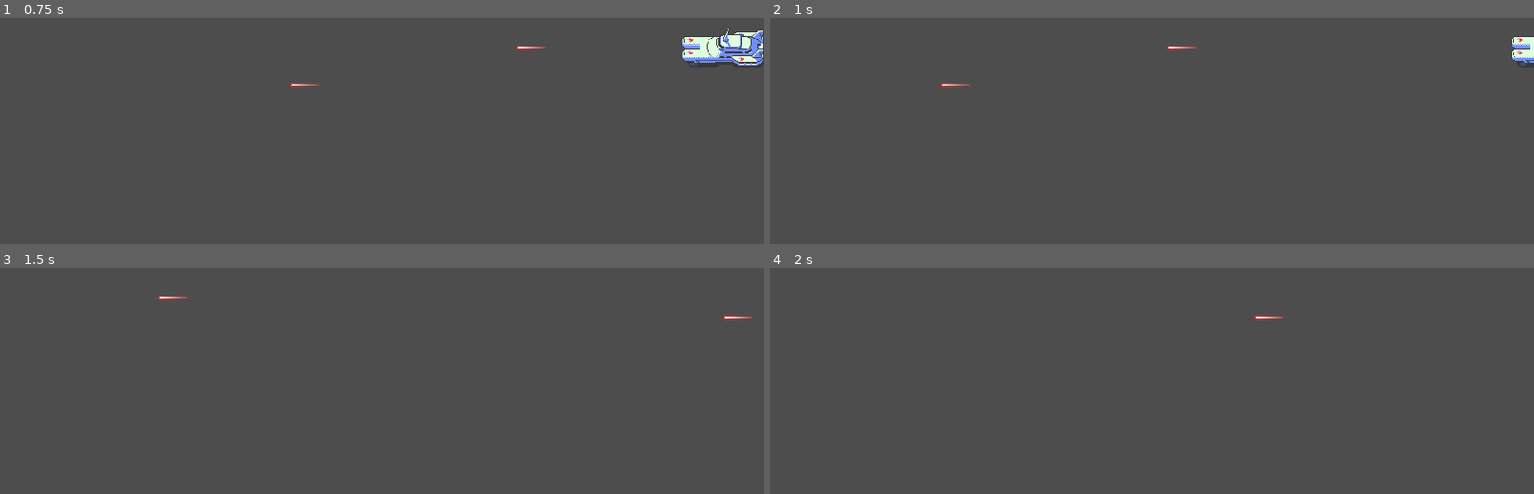
Above: before the commit, frames 1-4 (two rows, left to right).
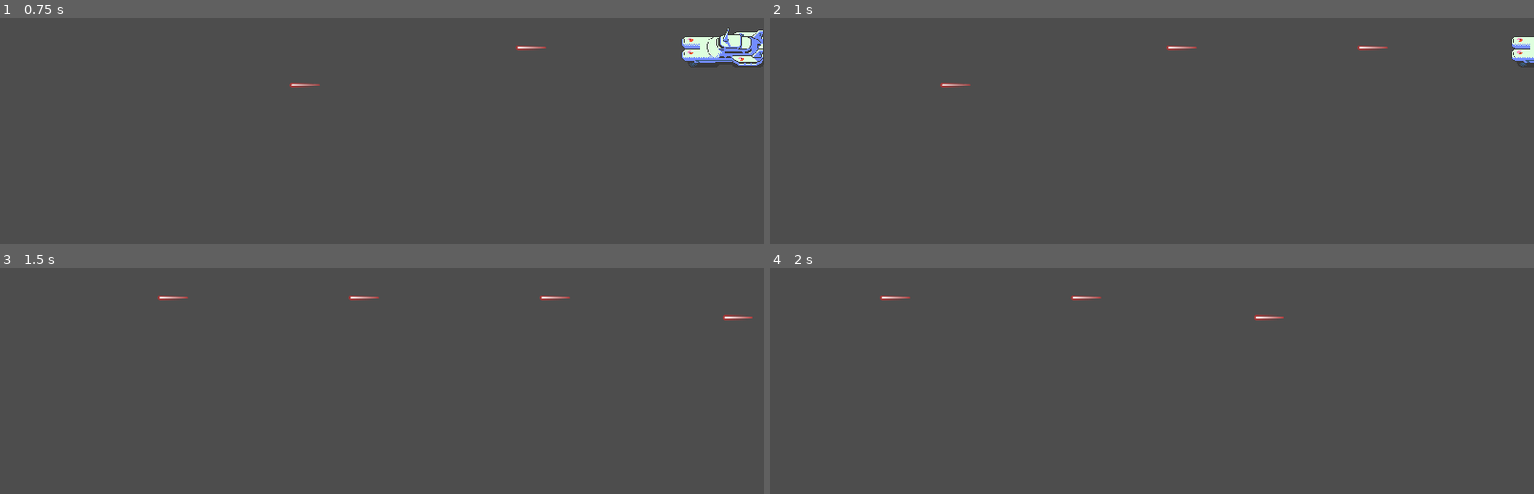
Above: after the commit, the same moments.

Repository: bobovo/SMHUP
Game: Godot game, scene res://Scenes/game.tscn
The game is run twice, just before and just after one commit, with the same random seed, the same clock (stepped at 60 frames per second) and the same inputs.
Inputs:
- Up to frame 1 (0.75 s): tap Enter at 0.5 s; hold D (move_right) from 0.53 s (still down); hold Space (shoot) from 0.53 s (still down)
- Up to frame 2 (1 s): keep holding D (move_right); keep holding Space (shoot)
- Up to frame 3 (1.5 s): release D (move_right) at 1.28 s; release Space (shoot) at 1.28 s; hold S (move_down) from 1.28 s (still down); tap Space (shoot) at 1.35 s
- Up to frame 4 (2 s): keep holding S (move_down)

Frame 1 is identical in both runs. In frame 2, less than 0.1% of the frame differs, in the area x 76-81%, y 12-15%; in frame 3, 0.1%, in the area x 45-75%, y 12-15%; in frame 4, 0.1%.

Commit message:
add laser that's fire continuously

Diff:
--- a/Scripts/player.gd
+++ b/Scripts/player.gd
@@ -4,15 +4,23 @@
 
 @export var speed = 300
 
+@export var rate_of_fire := 0.25
+
 @onready var muzzle = $Muzzle
 
 var laser_scene = preload("res://Scenes/laser.tscn")
 
+var shoot_cd := false
+
 @warning_ignore("unused_parameter")
 
 func _process(delta):
-	if Input.is_action_just_pressed("shoot"):
-		shoot()
+	if Input.is_action_pressed("shoot"):
+		if !shoot_cd:
+			shoot_cd = true
+			shoot()
+			await get_tree().create_timer(rate_of_fire).timeout
+			shoot_cd = false
 
 func _physics_process(delta):
 	var direction = Vector2(Input.get_axis("move_left",
